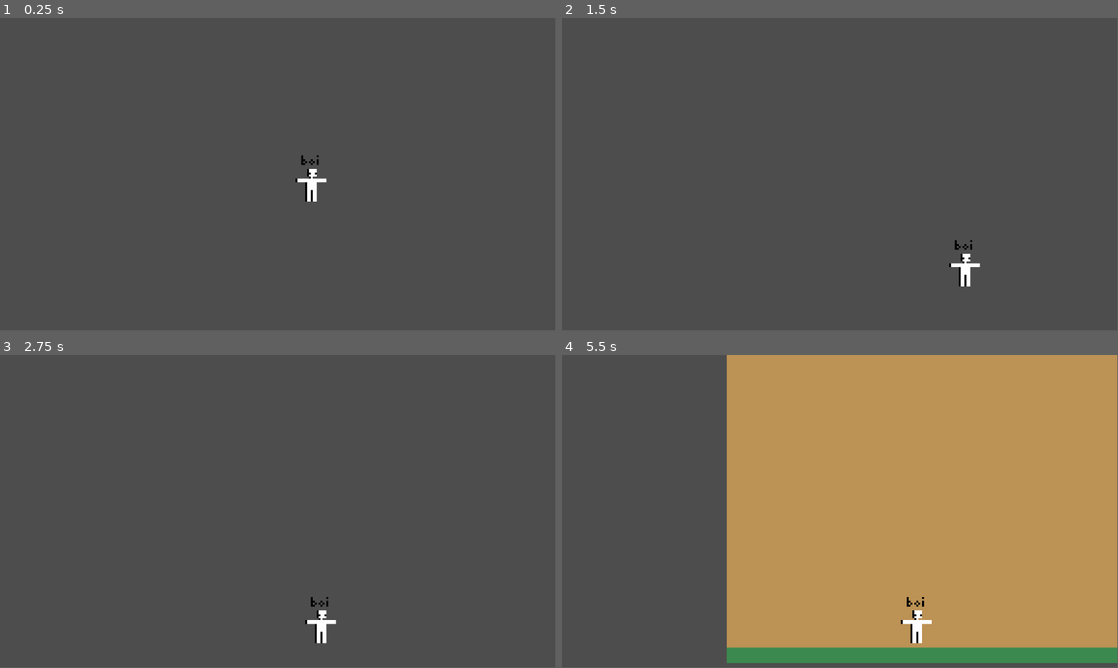
Above: before the commit, frames 1-4 (two rows, left to right).
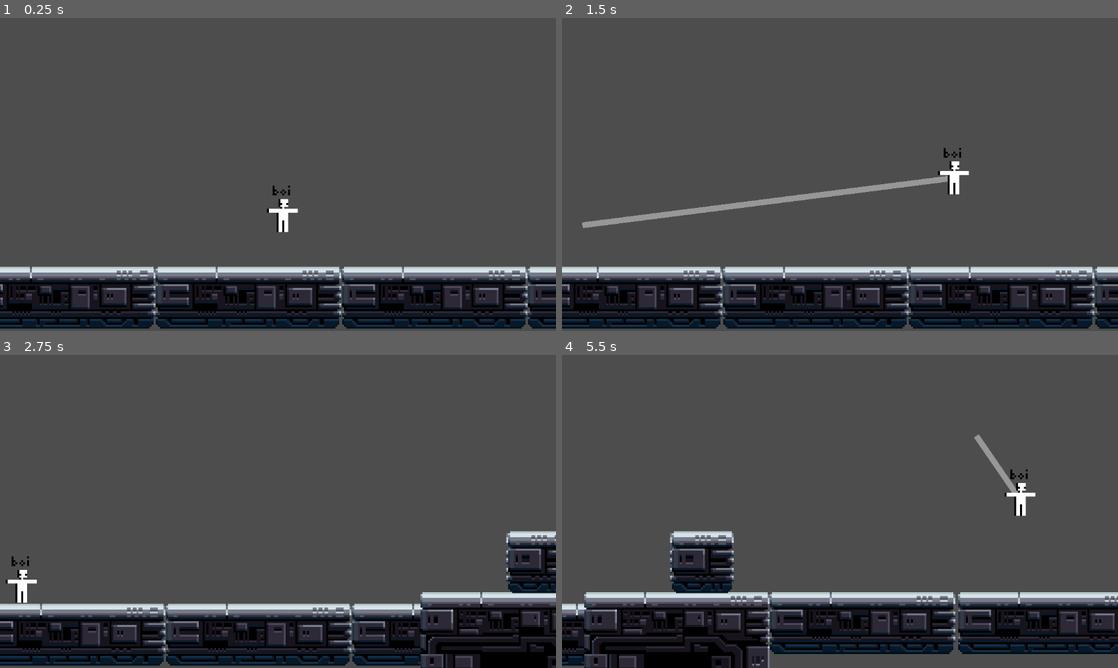
Above: after the commit, the same moments.

Repository: DanStark2/Adrenaline-Junkey
Game: Godot game, scene res://Scenes/demo_1.tscn
Two runs of this game, one before a commit and one after it. Both use one fixed random seed, a clock stepped at 60 frames per second and the inputs below.
Inputs (mouse positions are in pixels of both pictures, inside the frame that each line leads up to):
- Up to frame 1 (0.25 s): no input
- Up to frame 2 (1.5 s): move the mouse to (962, 158) at 0.52 s; hold D (right) from 0.53 s (still down); tap Q (dash, bound only after the commit) at 0.6 s; tap Space (jump) at 0.77, 1.07 s; tap E (grapple, bound only after the commit) at 0.8, 1.35 s; move the mouse to (728, 190) at 1.27 s
- Up to frame 3 (2.75 s): tap Space (jump) at 1.52, 1.55, 1.82, 2.1 s; move the mouse to (333, 442) at 2.02 s; release D (right) at 2.03 s; hold A (left) from 2.03 s (still down); tap Q (dash, bound only after the commit) at 2.3 s
- Up to frame 4 (5.5 s): move the mouse to (812, 574) at 2.77 s; release A (left) at 2.78 s; hold D (right) 2.78-4.28 s; tap Q (dash, bound only after the commit) at 2.85, 4.35 s; tap Space (jump) at 3.02, 3.32, 3.77, 3.8, 4.07, 4.52, 4.82 s; tap E (grapple, bound only after the commit) at 3.05, 3.6, 5.1 s; move the mouse to (1006, 558) at 3.52 s; move the mouse to (673, 464) at 4.27 s; hold A (left) 4.28-5.03 s; move the mouse to (867, 511) at 5.02 s; hold D (right) from 5.03 s (still down)
In our replay, the window is 799x449 before the commit and 800x450 after it. These sizes can differ from the game's own. Grey fills any space a smaller window leaves; there, only what the larger window draws over its background counts as a difference.

The runs differ from the first frame. In frame 1, 19% of the frame differs, in the area x 0-100%, y 43-100%; in frame 2, 20%; in frame 3, 22%; in frame 4, 78%, in the area x 0-100%, y 0-100%.

Commit message:
Updated. things.
- First Grapple Demo
- Basic Double Jump
- Temporary Textures by "Atomic Realm"
- Added Seperate Object And Ground Spawners
- Added Spawn Platform
- Modified Movement

Diff:
--- a/Scenes/ObjectSpawnSystem.tscn
+++ b/Scenes/ObjectSpawnSystem.tscn
@@ -4,6 +4,6 @@
 [ext_resource type="PackedScene" uid="uid://chfuat1eluta1" path="res://Scenes/test_object.tscn" id="2_qdgai"]
 [ext_resource type="PackedScene" uid="uid://bcpnwqevjx7xq" path="res://Scenes/ground2.tscn" id="3_83w66"]
 
-[node name="ObjectSpawnSystem" type="Node2D"]
+[node name="GroundSpawnSystem" type="Node2D"]
 script = ExtResource("1_os6t7")
 ground_pieces = Array[PackedScene]([ExtResource("2_qdgai"), ExtResource("3_83w66")])
--- a/Scenes/demo_1.tscn
+++ b/Scenes/demo_1.tscn
@@ -1,18 +1,47 @@
-[gd_scene load_steps=4 format=3 uid="uid://m0pqbcdsnsdw"]
+[gd_scene load_steps=6 format=3 uid="uid://m0pqbcdsnsdw"]
 
 [ext_resource type="PackedScene" uid="uid://byf7rb03kwwwj" path="res://Scenes/runner.tscn" id="1_e5tc5"]
 [ext_resource type="PackedScene" uid="uid://c4pkmmdklo0tq" path="res://Scenes/ObjectSpawnSystem.tscn" id="2_mw53j"]
 [ext_resource type="PackedScene" uid="uid://cxp16qibav5jf" path="res://Scenes/collition.tscn" id="3_jxn3d"]
+[ext_resource type="PackedScene" uid="uid://bcpnwqevjx7xq" path="res://Scenes/ground2.tscn" id="4_ow5sp"]
+[ext_resource type="PackedScene" uid="uid://pxpk11wy1xoi" path="res://Scenes/object_spawn_system.tscn" id="5_pshbh"]
 
 [node name="Demo1" type="Node2D"]
 
 [node name="Runner" parent="." instance=ExtResource("1_e5tc5")]
 position = Vector2(9, 28)
 
-[node name="ObjectSpawnSystem" parent="." instance=ExtResource("2_mw53j")]
-position = Vector2(1307, 285)
+[node name="GroundSpawnSystem" parent="." instance=ExtResource("2_mw53j")]
+position = Vector2(1307, 319)
 
 [node name="Camera2D" type="Camera2D" parent="."]
 
 [node name="Collition" parent="." instance=ExtResource("3_jxn3d")]
 position = Vector2(721, 268)
+
+[node name="TestObject" parent="." instance=ExtResource("4_ow5sp")]
+position = Vector2(400, 343)
+speed = 300.0
+
+[node name="TestObject2" parent="." instance=ExtResource("4_ow5sp")]
+position = Vector2(14, 343)
+speed = 300.0
+
+[node name="TestObject3" parent="." instance=ExtResource("4_ow5sp")]
+position = Vector2(-371, 343)
+speed = 300.0
+
+[node name="TestObject4" parent="." instance=ExtResource("4_ow5sp")]
+position = Vector2(-756, 343)
+speed = 300.0
+
+[node name="TestObject5" parent="." instance=ExtResource("4_ow5sp")]
+position = Vector2(785, 343)
+speed = 300.0
+
+[node name="TestObject6" parent="." instance=ExtResource("4_ow5sp")]
+position = Vector2(1171, 343)
+speed = 300.0
+
+[node name="ObjectSpawnSystem" parent="." instance=ExtResource("5_pshbh")]
+position = Vector2(1359, 105)
--- a/Scenes/ground2.tscn
+++ b/Scenes/ground2.tscn
@@ -1,35 +1,28 @@
 [gd_scene load_steps=6 format=3 uid="uid://bcpnwqevjx7xq"]
 
 [ext_resource type="Script" uid="uid://brvvudk3v13w5" path="res://Scripts/test_object.gd" id="1_fo8ri"]
+[ext_resource type="Texture2D" uid="uid://vnl1s7scrmrf" path="res://Assets/FREE/5. Industrial Tileset - Starter Pack 32p/1_Industrial_Tileset_1.png" id="2_2puns"]
 
 [sub_resource type="RectangleShape2D" id="RectangleShape2D_ap2wr"]
-size = Vector2(92, 20)
+size = Vector2(96, 32)
 
 [sub_resource type="CanvasItemMaterial" id="CanvasItemMaterial_fo8ri"]
 
-[sub_resource type="CanvasTexture" id="CanvasTexture_2puns"]
-
-[sub_resource type="CanvasTexture" id="CanvasTexture_fo8ri"]
+[sub_resource type="AtlasTexture" id="AtlasTexture_b4pkd"]
+atlas = ExtResource("2_2puns")
+region = Rect2(0, 0, 96, 32)
 
 [node name="TestObject" type="StaticBody2D"]
+scale = Vector2(4, 4)
 script = ExtResource("1_fo8ri")
 
 [node name="CollisionShape2D" type="CollisionShape2D" parent="."]
-position = Vector2(1, 0)
+position = Vector2(0, -22)
 shape = SubResource("RectangleShape2D_ap2wr")
 
 [node name="Timer" type="Timer" parent="."]
 
 [node name="Sprite2D" type="Sprite2D" parent="."]
-modulate = Color(0.234805, 0.536213, 0.307777, 1)
 material = SubResource("CanvasItemMaterial_fo8ri")
-position = Vector2(7.62939e-06, 10)
-scale = Vector2(382, 40)
-texture = SubResource("CanvasTexture_2puns")
-
-[node name="Sprite2D2" type="Sprite2D" parent="."]
-modulate = Color(0.737887, 0.573809, 0.334228, 1)
-material = SubResource("CanvasItemMaterial_fo8ri")
-position = Vector2(9.65595e-06, -401.865)
-scale = Vector2(382, 799.73)
-texture = SubResource("CanvasTexture_fo8ri")
+position = Vector2(7.62939e-06, -22)
+texture = SubResource("AtlasTexture_b4pkd")
--- /dev/null
+++ b/Scenes/object_spawn_system.tscn
@@ -0,0 +1,9 @@
+[gd_scene load_steps=3 format=3 uid="uid://pxpk11wy1xoi"]
+
+[ext_resource type="Script" uid="uid://cmvs3r4p5j1he" path="res://Scripts/object_spawn_system.gd" id="1_rq0dy"]
+[ext_resource type="PackedScene" uid="uid://bk13owjev050s" path="res://Scenes/objext.tscn" id="2_b713b"]
+
+[node name="ObjectSpawnSystem" type="Node2D"]
+script = ExtResource("1_rq0dy")
+ground_pieces = Array[PackedScene]([ExtResource("2_b713b")])
+spawn_interval = 10.0
--- /dev/null
+++ b/Scenes/objext.tscn
@@ -0,0 +1,26 @@
+[gd_scene load_steps=6 format=3 uid="uid://bk13owjev050s"]
+
+[ext_resource type="Script" uid="uid://brvvudk3v13w5" path="res://Scripts/test_object.gd" id="1_8of70"]
+[ext_resource type="Texture2D" uid="uid://vnl1s7scrmrf" path="res://Assets/FREE/5. Industrial Tileset - Starter Pack 32p/1_Industrial_Tileset_1.png" id="2_rovb7"]
+
+[sub_resource type="RectangleShape2D" id="RectangleShape2D_8of70"]
+size = Vector2(33, 32)
+
+[sub_resource type="CanvasItemMaterial" id="CanvasItemMaterial_detjb"]
+
+[sub_resource type="AtlasTexture" id="AtlasTexture_0u5w2"]
+atlas = ExtResource("2_rovb7")
+region = Rect2(95, 0, 33, 32)
+
+[node name="Objext" type="StaticBody2D"]
+scale = Vector2(4, 4)
+script = ExtResource("1_8of70")
+
+[node name="CollisionShape2D" type="CollisionShape2D" parent="."]
+shape = SubResource("RectangleShape2D_8of70")
+
+[node name="Timer" type="Timer" parent="."]
+
+[node name="Sprite2D3" type="Sprite2D" parent="."]
+material = SubResource("CanvasItemMaterial_detjb")
+texture = SubResource("AtlasTexture_0u5w2")
--- a/Scenes/runner.tscn
+++ b/Scenes/runner.tscn
@@ -27,9 +27,29 @@
 script = ExtResource("1_usyiy")
 
 [node name="AnimatedSprite2D" type="AnimatedSprite2D" parent="."]
-position = Vector2(16, -16)
+z_index = 1
+position = Vector2(1, -7.5)
 sprite_frames = SubResource("SpriteFrames_hfbw2")
 
 [node name="CollisionShape2D" type="CollisionShape2D" parent="."]
-position = Vector2(15, -8.5)
 shape = SubResource("RectangleShape2D_f7b3c")
+
+[node name="DashCooldown" type="Timer" parent="."]
+wait_time = 3.0
+one_shot = true
+autostart = true
+
+[node name="whileDashing" type="Timer" parent="."]
+wait_time = 0.05
+one_shot = true
+
+[node name="GrappleLine" type="Line2D" parent="."]
+points = PackedVector2Array(0, 0)
+width = 3.0
+default_color = Color(0.593134, 0.593134, 0.593134, 1)
+
+[node name="GrappleTimer" type="Timer" parent="."]
+one_shot = true
+
+[connection signal="timeout" from="whileDashing" to="." method="_on_while_dashing_timeout"]
+[connection signal="timeout" from="GrappleTimer" to="." method="_on_grapple_timer_timeout"]
--- a/Scenes/test_object.tscn
+++ b/Scenes/test_object.tscn
@@ -1,34 +1,28 @@
 [gd_scene load_steps=6 format=3 uid="uid://chfuat1eluta1"]
 
 [ext_resource type="Script" uid="uid://brvvudk3v13w5" path="res://Scripts/test_object.gd" id="1_detjb"]
+[ext_resource type="Texture2D" uid="uid://vnl1s7scrmrf" path="res://Assets/FREE/5. Industrial Tileset - Starter Pack 32p/1_Industrial_Tileset_1.png" id="2_lhkt7"]
 
 [sub_resource type="RectangleShape2D" id="RectangleShape2D_ap2wr"]
-size = Vector2(92, 20)
-
-[sub_resource type="CanvasTexture" id="CanvasTexture_detjb"]
+size = Vector2(96, 48)
 
 [sub_resource type="CanvasItemMaterial" id="CanvasItemMaterial_detjb"]
 
-[sub_resource type="CanvasTexture" id="CanvasTexture_lhkt7"]
+[sub_resource type="AtlasTexture" id="AtlasTexture_m1e3l"]
+atlas = ExtResource("2_lhkt7")
+region = Rect2(0, 32, 96, 96)
 
 [node name="TestObject" type="StaticBody2D"]
+scale = Vector2(4, 4)
 script = ExtResource("1_detjb")
 
 [node name="CollisionShape2D" type="CollisionShape2D" parent="."]
-position = Vector2(1, 0)
+position = Vector2(0, -14)
 shape = SubResource("RectangleShape2D_ap2wr")
 
 [node name="Timer" type="Timer" parent="."]
 
-[node name="Sprite2D" type="Sprite2D" parent="."]
-modulate = Color(0.72091, 0.974413, 0.577936, 1)
+[node name="Sprite2D3" type="Sprite2D" parent="."]
+material = SubResource("CanvasItemMaterial_detjb")
 position = Vector2(7.62939e-06, 10)
-scale = Vector2(382, 40)
-texture = SubResource("CanvasTexture_detjb")
-
-[node name="Sprite2D2" type="Sprite2D" parent="."]
-modulate = Color(0.836483, 0.659411, 0.455015, 1)
-material = SubResource("CanvasItemMaterial_detjb")
-position = Vector2(0, -96)
-scale = Vector2(382, 171.08)
-texture = SubResource("CanvasTexture_lhkt7")
+texture = SubResource("AtlasTexture_m1e3l")
--- a/Scripts/object_spawn_system.gd
+++ b/Scripts/object_spawn_system.gd
@@ -1,7 +1,7 @@
 extends Node2D
 
 @export var ground_pieces: Array[PackedScene]    # drag your ground scenes into here
-@export var spawn_interval: float = 1.0          # how often to spawn
+@export var spawn_interval: float = 1.29      # how often to spawn
 @export var speed: float = 300.0                 # universal speed for all spawned pieces
 
 func _ready() -> void:
@@ -28,4 +28,4 @@
 	piece.start(speed)
 
 	# throw it into the scene
-	get_parent().add_child(piece)
+	get_parent().add_child.call_deferred(piece)
--- a/Scripts/runner.gd
+++ b/Scripts/runner.gd
@@ -1,27 +1,83 @@
 extends CharacterBody2D
 
-const SPEED_LEFT = 400.0   # faster left
-const SPEED_RIGHT = 200.0  # slower right
-const JUMP_VELOCITY = -400.0
+@export var SPEED_LEFT = 400.0   # faster left
+@export var SPEED_RIGHT = 200.0  # slower right
+@export var JUMP_VELOCITY = 500
+@export var GRAVITY_MULTIPLIER = 2
+@export var JUMPS = 1 #Double Jumps
+@export var DASH_LENGH = 3200 #How far the dash launches
+@export var DASH_COOLTIME = 3 #Dash cooldown time
+@onready var DASH_COOLDOWN = $DashCooldown
+var CURRENTLY_DASHING = false
+@onready var WHILE_DASHING = $whileDashing
+@export var DASH_LENGTH_TIME = 0.1
+@onready var GRAPPLE_LINE = $GrappleLine
+@onready var MOUSE_POS = get_global_mouse_position()
+@onready var GRAPPLE_TIMER = $GrappleTimer
+
 
 func _physics_process(delta: float) -> void:
+
+
+
+	if Input.is_action_just_pressed("grapple"):
+		grapple()
+		velocity.y = clamp(velocity.y, -DASH_LENGH/4, DASH_LENGH/4)
+	if !CURRENTLY_DASHING:
+		velocity.x = clamp(velocity.x, -SPEED_RIGHT, SPEED_RIGHT)
+	elif CURRENTLY_DASHING:
+		velocity.x = clamp(velocity.x, -DASH_LENGH, DASH_LENGH)
 	# Add the gravity.
 	if not is_on_floor():
-		velocity += get_gravity() * delta
+		velocity += get_gravity() * delta * GRAVITY_MULTIPLIER
+
+	# Handle Dash
+	if Input.is_action_just_pressed("dash") and DASH_COOLDOWN.is_stopped():
+		CURRENTLY_DASHING = true
+		WHILE_DASHING.start(DASH_LENGTH_TIME)
+		velocity.x += DASH_LENGH
+		DASH_COOLDOWN.start(DASH_COOLTIME)
+		print(velocity.x)
 
 	# Handle jump.
 	if Input.is_action_just_pressed("jump") and is_on_floor():
-		velocity.y = JUMP_VELOCITY
+		velocity.y = -JUMP_VELOCITY
+		JUMPS = 1
+	elif Input.is_action_just_pressed("jump") and JUMPS>=1 and !is_on_floor():
+		JUMPS -= 1
+		velocity.y = -JUMP_VELOCITY
 
 	# Handle left/right input with different speeds.
 	var direction := Input.get_axis("left", "right")
 	if direction > 0:
 		# moving right
-		velocity.x = SPEED_RIGHT * direction
+		velocity.x += SPEED_RIGHT * direction
 	elif direction < 0:
 		# moving left
-		velocity.x = SPEED_LEFT * direction
+		velocity.x += SPEED_LEFT * direction
 	else:
 		velocity.x = move_toward(velocity.x, 0, max(SPEED_LEFT, SPEED_RIGHT))
 
 	move_and_slide()
+
+func grapple():
+	GRAPPLE_TIMER.start(1)
+	GRAPPLE_LINE.visible = true
+	GRAPPLE_LINE.points =[Vector2.ZERO, to_local(get_global_mouse_position())]
+	launch_to_mouse(DASH_LENGH)
+
+func _on_while_dashing_timeout() -> void:
+	CURRENTLY_DASHING = false
+	print("Finished Dash After", DASH_LENGTH_TIME)
+
+func launch_to_mouse(force: float) -> void:
+	CURRENTLY_DASHING = true
+	WHILE_DASHING.start(DASH_COOLTIME)
+	var mouse_global := get_global_mouse_position()
+	var dir := (mouse_global - global_position).normalized()
+	velocity = dir * force   # yeet the player
+
+
+
+func _on_grapple_timer_timeout() -> void:
+	GRAPPLE_LINE.visible = false
--- a/project.godot
+++ b/project.godot
@@ -13,6 +13,10 @@
 config/name="Adrenaline junkey"
 run/main_scene="uid://m0pqbcdsnsdw"
 config/features=PackedStringArray("4.4", "Forward Plus")
+
+[display]
+
+window/stretch/mode="viewport"
 
 [input]
 
@@ -41,6 +45,16 @@
 "events": [Object(InputEventKey,"resource_local_to_scene":false,"resource_name":"","device":-1,"window_id":0,"alt_press …(192 unchanged characters)…
 ]
 }
+dash={
+"deadzone": 0.2,
+"events": [Object(InputEventKey,"resource_local_to_scene":false,"resource_name":"","device":-1,"window_id":0,"alt_pressed":false,"shift_pressed":false,"ctrl_pressed":false,"meta_pressed":false,"pressed":false,"keycode":0,"physical_keycode":81,"key_label":0,"unicode":113,"location":0,"echo":false,"script":null)
+]
+}
+grapple={
+"deadzone": 0.2,
+"events": [Object(InputEventKey,"resource_local_to_scene":false,"resource_name":"","device":-1,"window_id":0,"alt_pressed":false,"shift_pressed":false,"ctrl_pressed":false,"meta_pressed":false,"pressed":false,"keycode":0,"physical_keycode":69,"key_label":0,"unicode":101,"location":0,"echo":false,"script":null)
+]
+}
 
 [rendering]
 
Binary file added: Assets/FREE/5. Industrial Tileset - Starter Pack 32p/0_Template_Tileset.png
Not shown, added: Assets/FREE/5. Industrial Tileset - Starter Pack 32p/0_Template_Tileset.png.import
Binary file added: Assets/FREE/5. Industrial Tileset - Starter Pack 32p/1_Industrial_Tileset_1.png
Not shown, added: Assets/FREE/5. Industrial Tileset - Starter Pack 32p/1_Industrial_Tileset_1.png.import
Binary file added: Assets/FREE/5. Industrial Tileset - Starter Pack 32p/1_Industrial_Tileset_1B.png
Not shown, added: Assets/FREE/5. Industrial Tileset - Starter Pack 32p/1_Industrial_Tileset_1B.png.import
Binary file added: Assets/FREE/5. Industrial Tileset - Starter Pack 32p/1_Industrial_Tileset_1C.png
Not shown, added: Assets/FREE/5. Industrial Tileset - Starter Pack 32p/1_Industrial_Tileset_1C.png.import
Binary file added: Assets/FREE/5. Industrial Tileset - Starter Pack 32p/2_Industrial_Tileset_1B_Background.png
Not shown, added: Assets/FREE/5. Industrial Tileset - Starter Pack 32p/2_Industrial_Tileset_1B_Background.png.import
Binary file added: Assets/FREE/5. Industrial Tileset - Starter Pack 32p/2_Industrial_Tileset_1C_Background_Violet.png
Not shown, added: Assets/FREE/5. Industrial Tileset - Starter Pack 32p/2_Industrial_Tileset_1C_Background_Violet.png.import
(and 38 more such lines)
